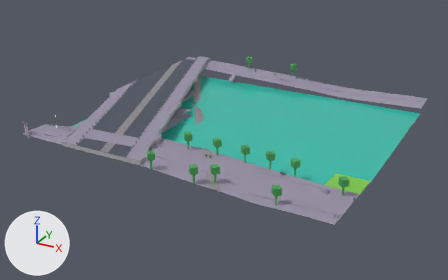
Before and after pictures for a commit that changed the glTF model public/maps/melbourne/chunks/6_-15.glb.
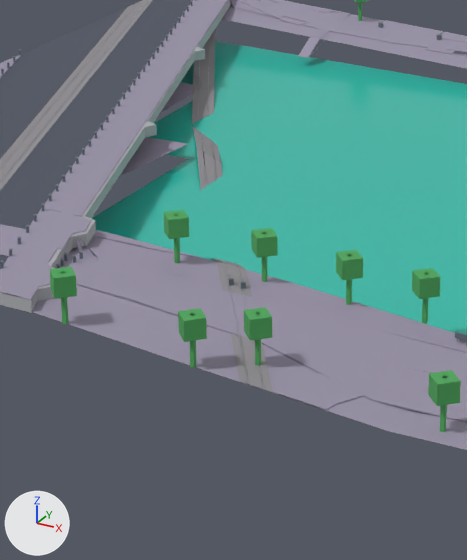
Old and new are each drawn whole from a camera (50 mm lens) standing at (879.6, 1538.2, 95.6) and looking at (769.0, 1739.4, -5.0) and again close up on the part from 29% to 63% of the width and 22% to 88% of the height. Lighting does not change. The marker at lower left points along +X, +Y and +Z. The older version's two pictures come first. Where no turn or scale is listed for an object, it has been applied to the vertices. Vertices at exactly the same position are counted once.

Objects in the first close-up: 'compiled-chunk'.
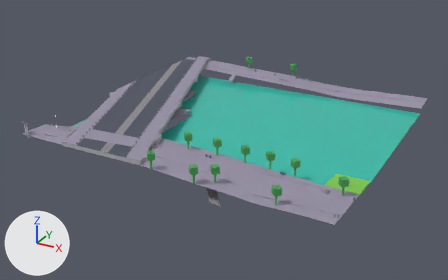
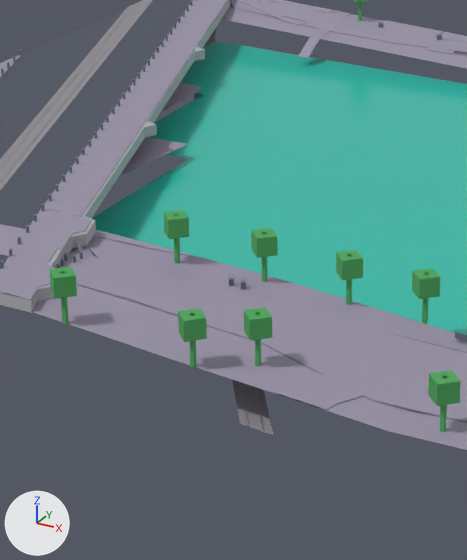
Where the newer file only moved an object's origin or applied its transform, the numbers keep the older frame.

What differs and where, as boxes [x1, y1, x2, y2] in the close-ups (467 x 560 px; the box of a moved part takes in the faces that stretch with it):
```json
{"part": 1, "of": "me_mesh_0", "change": "moved or reshaped", "before": [243, 291, 264, 388], "after": [255, 388, 264, 431]}
{"part": 2, "of": "me_mesh_0", "change": "moved or reshaped", "before": [230, 291, 249, 383], "after": [240, 382, 249, 425]}
{"part": 3, "of": "me_mesh_0", "change": "moved or reshaped", "before": [231, 286, 273, 392], "after": [232, 380, 273, 435]}
{"part": 4, "of": "me_mesh_0", "change": "moved or reshaped", "before": [196, 30, 215, 74], "after": [194, 28, 216, 98], "on screen": "mostly hidden afterwards"}
{"part": 5, "of": "me_mesh_0", "change": "rebuilt", "before": [192, 61, 252, 297], "after": [194, 94, 202, 100], "on screen": "mostly hidden afterwards"}
{"part": 6, "of": "me_mesh_0", "change": "rebuilt", "before": [198, 65, 231, 291], "on screen": "not visible afterwards"}
{"part": 7, "of": "me_mesh_0", "change": "rebuilt", "before": [208, 72, 243, 290], "on screen": "not visible afterwards"}
```

Edits to the scene script, one JSON object a line:
```json
{"block": "me_mesh_0", "where": "# used by ob_compiled_chunk; location = (774.1, 1746.0, 5.1)"}
{"op": "remove", "block": "me_mesh_0", "code": "me_mesh_0.from_pydata(...)  # 5896 vertices, 8917 faces; spans x -60.1..60.1, y -61.6..61.6, z -6.6..6.6"}
{"op": "add", "block": "me_mesh_0", "code": "me_mesh_0.from_pydata(...)  # 5898 vertices, 8919 faces; spans x -60.1..60.1, y -61.6..61.6, z -11.6..6.6"}
{"block": "me_mesh_0", "change": "me_mesh_0 part 1: the loose piece of 9 vertices spanning x 8.7..21.9, y -60.0..-41.5, z -1.0..-0.7 is moved by (0.0, 0.0, -5.0)"}
{"block": "me_mesh_0", "change": "me_mesh_0 part 2: the loose piece of 9 vertices spanning x 7.6..20.1, y -60.0..-42.3, z -0.9..-0.6 is moved by (0.0, 0.0, -5.0)"}
{"block": "me_mesh_0", "change": "me_mesh_0 part 3: the loose piece of 12 vertices spanning x 6.0..22.9, y -60.0..-39.7, z -1.1..-0.6 is moved by (0.0, 0.0, -5.0)"}
{"block": "me_mesh_0", "change": "me_mesh_0 part 4: the loose piece of 81 vertices spanning x -58.4..-38.8, y 30.4..60.0, z -4.6..0.1 is moved by (0.0, 0.0, -5.0)"}
{"block": "me_mesh_0", "change": "me_mesh_0 part 5: the loose piece of 256 vertices spanning x -43.2..10.4, y -44.2..34.7, z -6.6..-0.6 is rebuilt with 253 vertices and now spans x -43.2..10.4, y -44.2..34.7, z -11.6..-5.6"}
{"block": "me_mesh_0", "change": "me_mesh_0 part 6: the loose piece of 206 vertices spanning x -41.6..7.7, y -42.4..32.2, z -6.5..-0.6 is rebuilt with 206 vertices and now spans x -41.6..7.7, y -42.4..32.2, z -11.5..-5.6"}
{"block": "me_mesh_0", "change": "me_mesh_0 part 7: the loose piece of 196 vertices spanning x -40.4..8.8, y -41.6..33.0, z -6.5..-0.6 is rebuilt with 200 vertices and now spans x -40.4..8.8, y -41.6..33.0, z -11.5..-5.6"}
{"block": "me_mesh_0", "change": "other edits to the shape of me_mesh_0 do not show in these pictures"}
```
